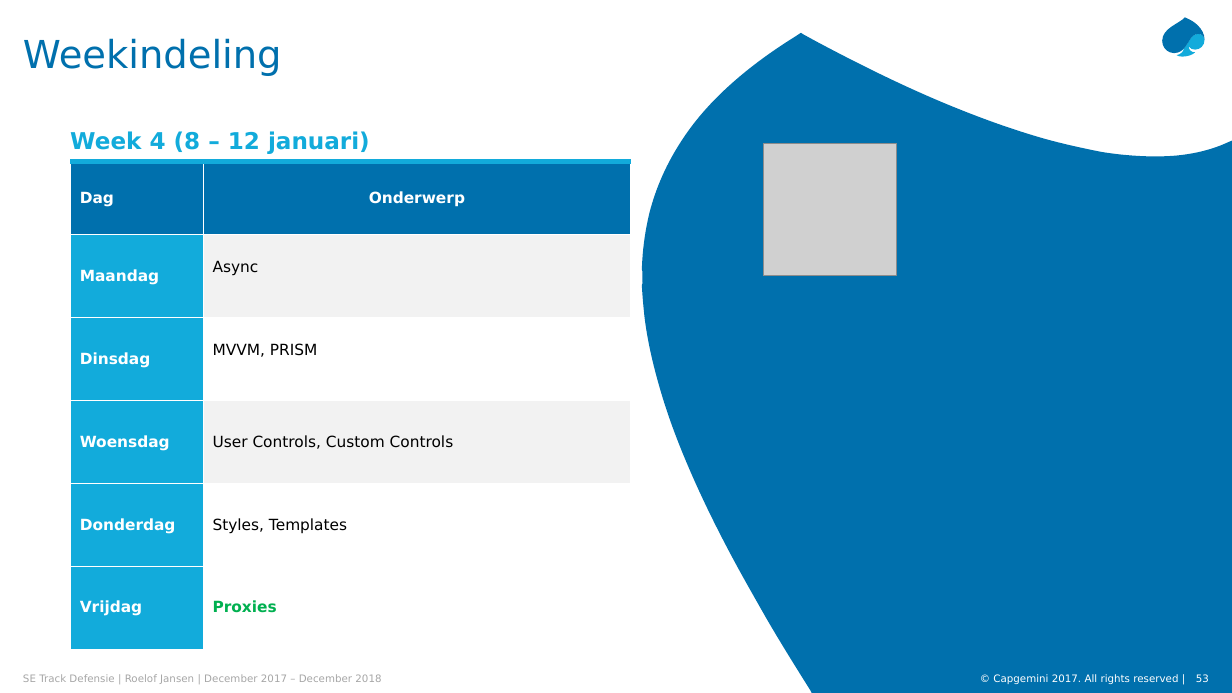
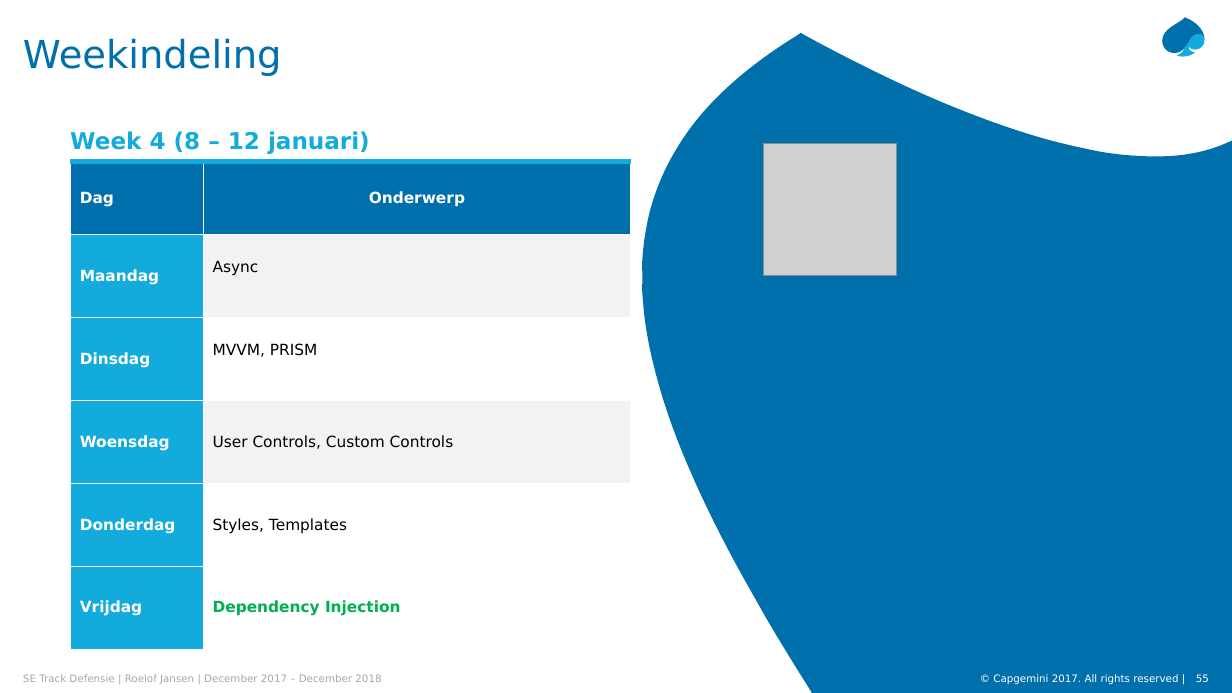
Before and after one commit to RoelofJ/SETrack, a slide deck: slide 55 of SE Track Defensie.pptx (slide 53 before the commit). Drawn at 1232x693 pixels with LibreOffice and Linux fonts; fonts in the diff are those of the drawing; grey boxes stand for pictures. Boxes give left, top, right and bottom in pixels: in the first picture for what was removed or moved away, otherwise in the second. Text is boxed around its words. In the diff, an @@ line names an element or a change of style, - is before the commit and + after.

```diff
--- a/SE Track Defensie.pptx
+++ b/SE Track Defensie.pptx
@@ table at (70,162,630,649) @@
-row 6, column 2: Proxies
+row 6, column 2: Dependency Injection
@@ page number at (1192,674,1205,682): text changed @@
-53
+55
@@ page number at (1196,674,1209,682): text changed @@
-53
+55
```
Also in this commit, not shown: 6 other slides changed, 3 slides added.
